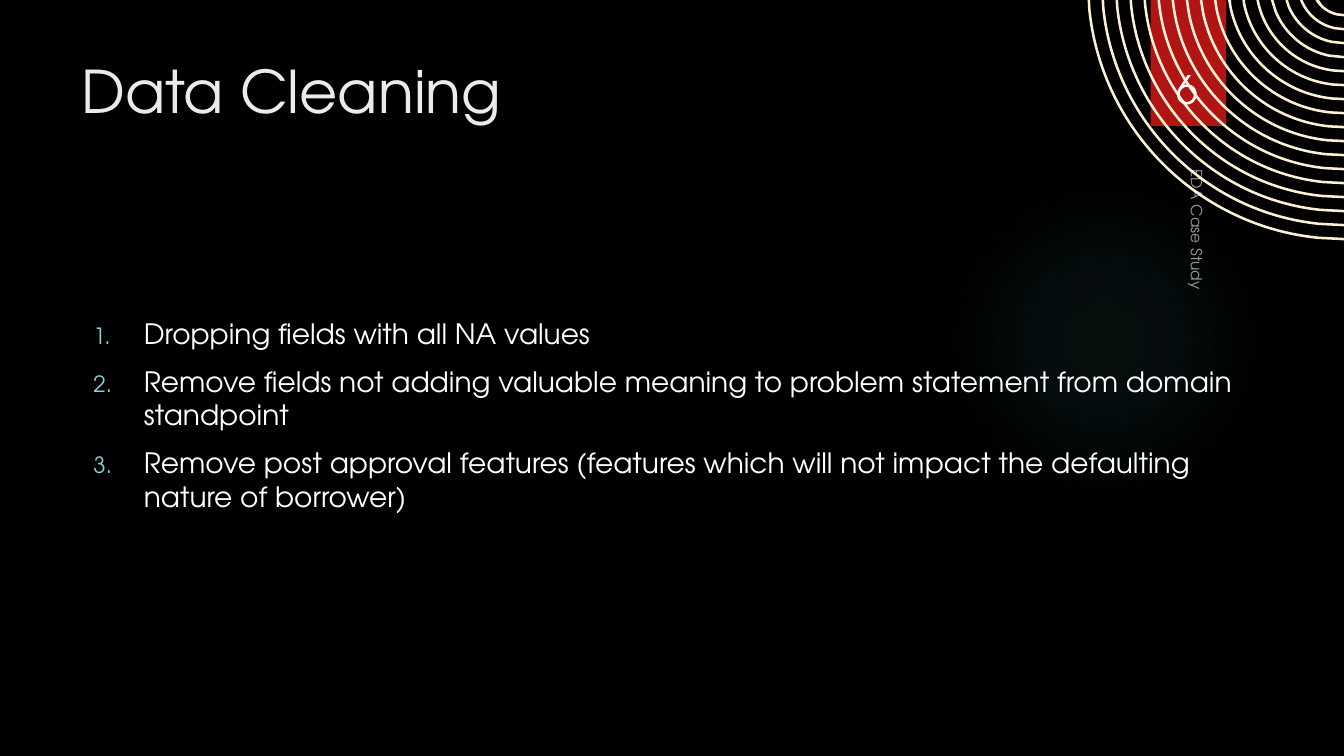
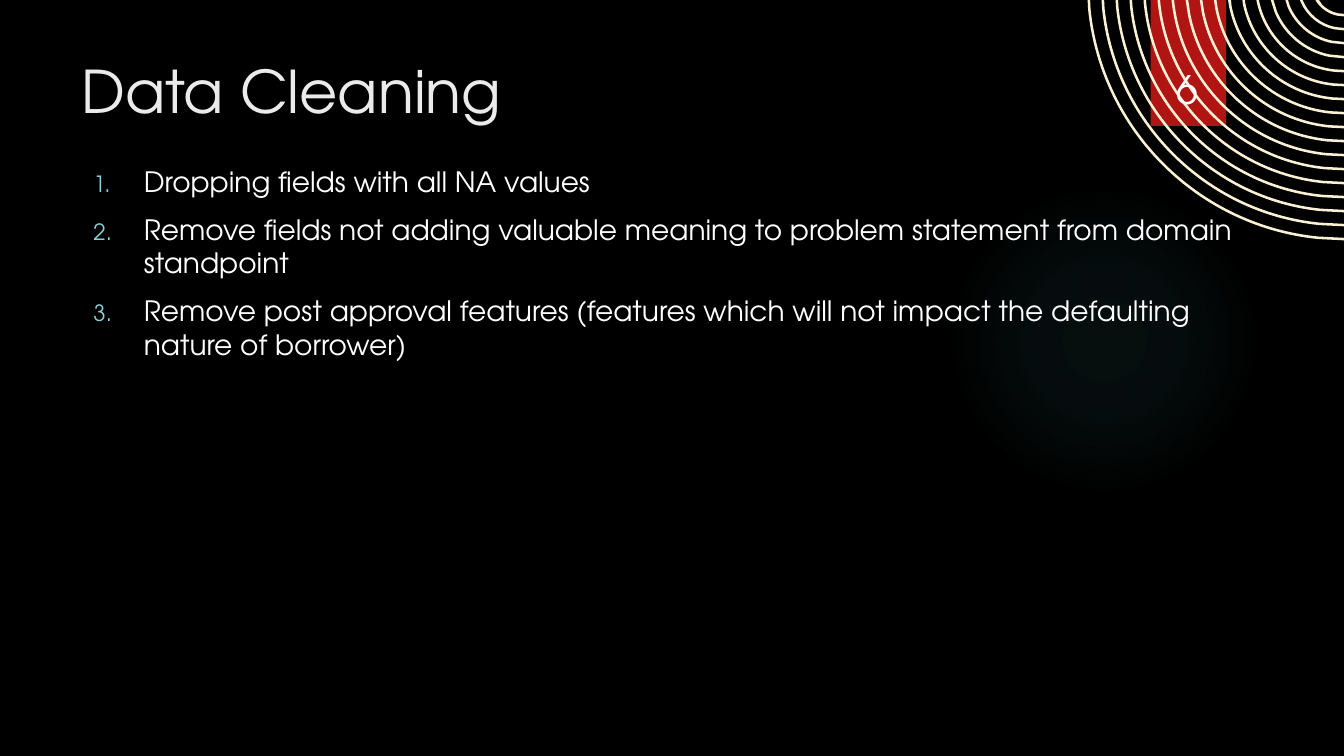
Before and after one commit to asthaa29/lendingcasestudy, a slide deck: slide 6 of EDA Case Study.pptx. Drawn at 1344x756 pixels with LibreOffice and Linux fonts; fonts in the diff are those of the drawing; background and template pictures are left out. Boxes give left, top, right and bottom in pixels: in the first picture for what was removed or moved away, otherwise in the second. Text is boxed around its words. In the diff, an @@ line names an element or a change of style, - is before the commit and + after.

```diff
--- a/EDA Case Study.pptx
+++ b/EDA Case Study.pptx
@@ text "Dropping fields with all NA ..." moved from (x1=144, y1=323, x2=1232, y2=513) to (x1=144, y1=171, x2=1232, y2=361) @@
@@ text removed at (x1=1183, y1=173, x2=1209, y2=288) @@
-EDA Case Study
```
Also in this commit, not shown: 11 other slides changed, 1 slide added, 5 slides removed.
